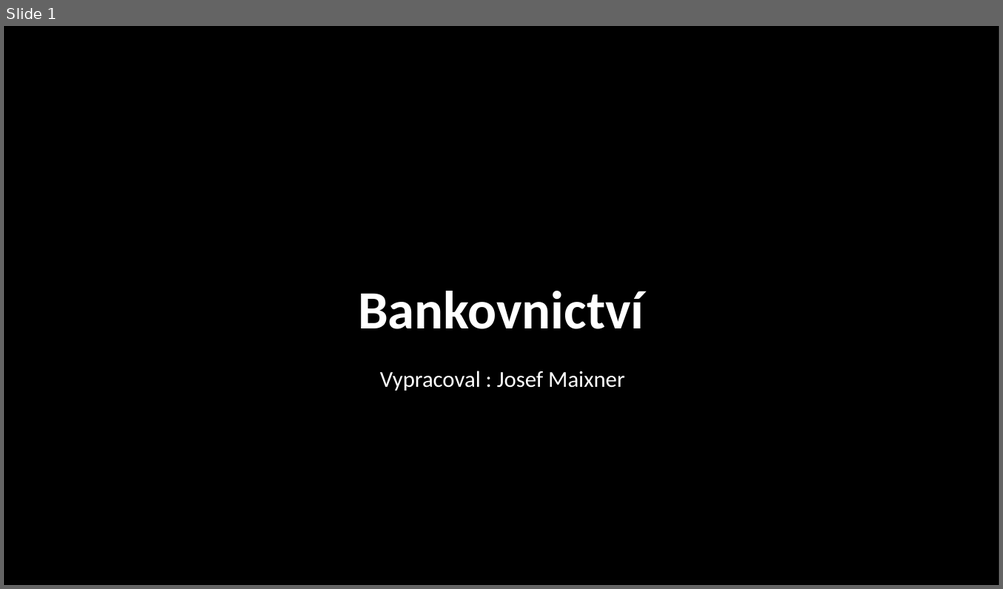
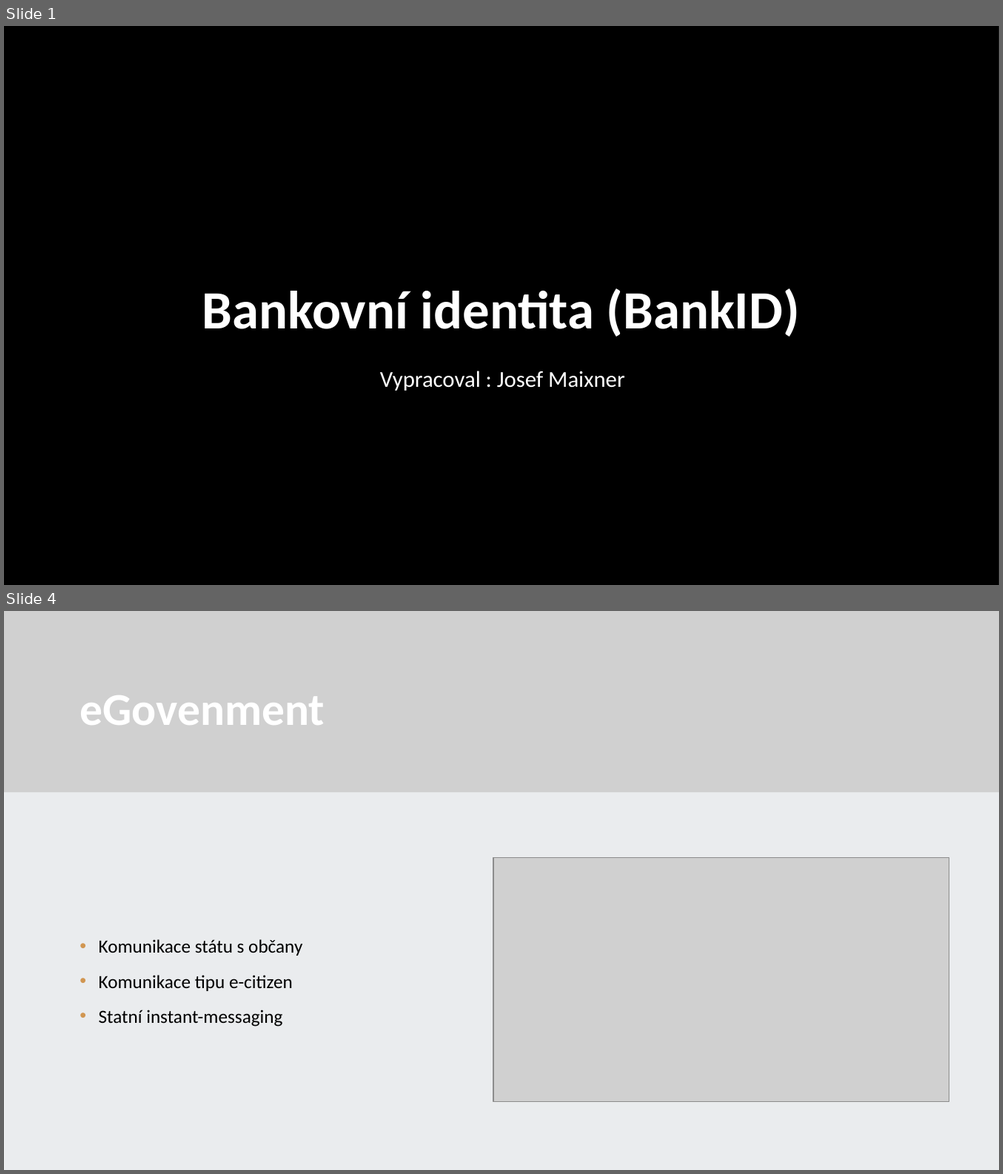
Before and after one commit to 22maixner/prezentace, a slide deck: Maixner.pptx. Shown one above the other, each under a label of ours: slide 1 before the commit, slides 1 and 4 after it; the slides between them are not shown. The pictures are 1003x589 and 1003x1174 pixels, drawn with LibreOffice and Linux fonts; fonts in the diff are those of the drawing; grey boxes stand for pictures; background and template pictures are left out; a plain dark background stands for a picture behind light text. Boxes give left, top, right and bottom in pixels: in the first picture for what was removed or moved away, otherwise in the second. Text is boxed around its words. In the diff, an @@ line names an element or a change of style, - is before the commit and + after.

```diff
--- a/Maixner.pptx
+++ b/Maixner.pptx
@@ slide 4 added at [4, 611, 999, 1170], background #FFFFFF @@
@@ rectangle added at [4, 611, 999, 1170], fill #FFFFFF @@
@@ rectangle added at [4, 611, 999, 1170], fill #E2E5E8 at 70% opacity @@
@@ rectangle added at [4, 611, 999, 792], fill #5B4933 @@
@@ picture added at [4, 611, 999, 792] @@
@@ title added at [79, 695, 324, 725], 44 pt, text #FFFFFF, bold @@
+eGovenment
@@ picture added at [493, 858, 949, 1102] @@
@@ text added at [99, 940, 302, 1027], 18 pt, text #000000 @@
+• Komunikace státu s občany
+• Komunikace tipu e-citizen
+• Statní instant-messaging
@@ slide 1 changed as well @@
@@ title at [202, 289, 800, 337]: text changed @@
-Bankovnictví
+Bankovní identita (BankID)
```
Also in this commit, not shown: 18 other slides added.
